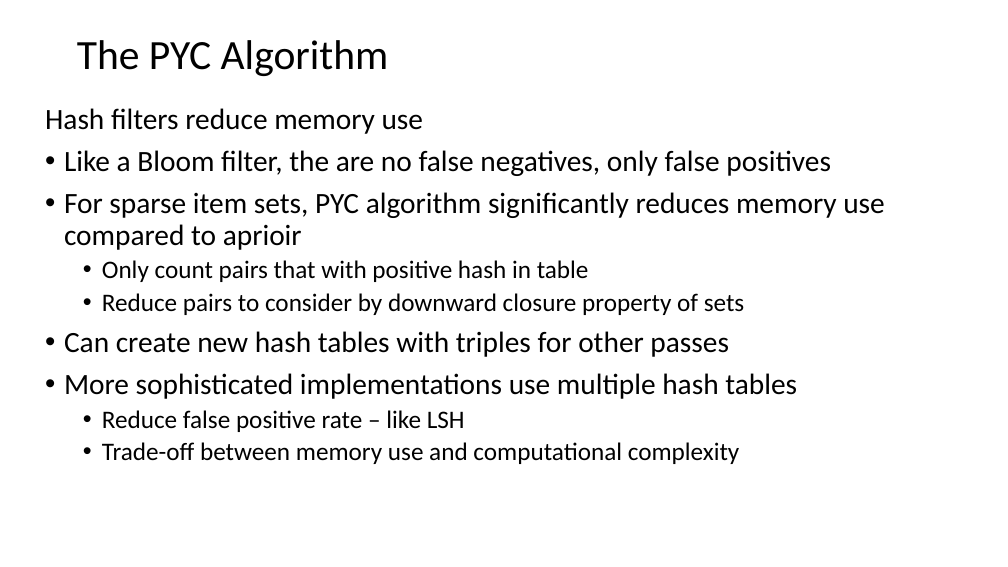
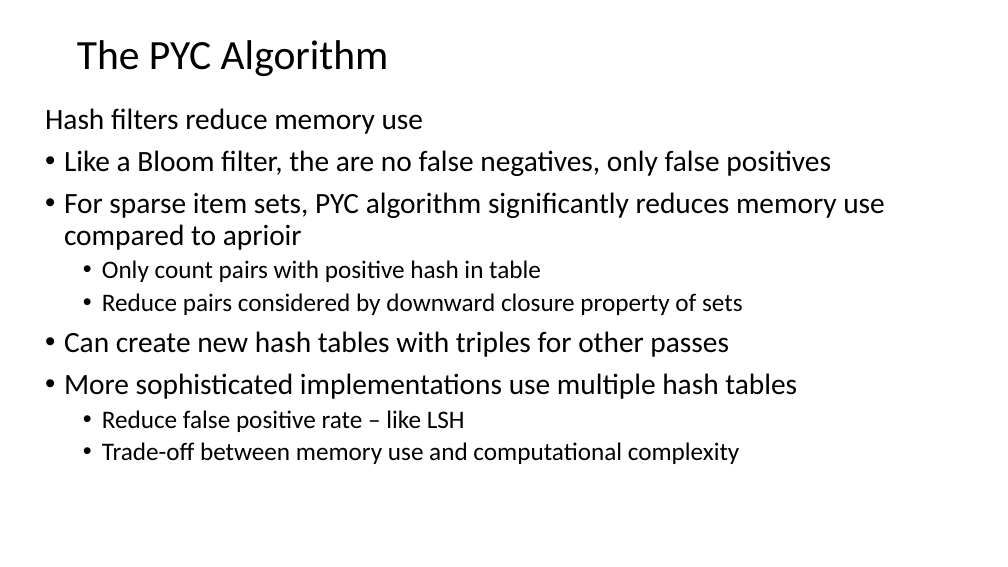
Before and after one commit to StephenElston/CSCI-E-108, a slide deck: slide 37 of slides/13_AssociationsFrequentItems.pptx. Drawn at 1008x567 pixels with LibreOffice and Linux fonts; fonts in the diff are those of the drawing. Boxes give left, top, right and bottom in pixels: in the first picture for what was removed or moved away, otherwise in the second. Text is boxed around its words. In the diff, an @@ line names an element or a change of style, - is before the commit and + after.

```diff
--- a/slides/13_AssociationsFrequentItems.pptx
+++ b/slides/13_AssociationsFrequentItems.pptx
@@ text at [102, 260, 743, 315]: text changed @@
-  • Only count pairs that with positive hash in table
-  • Reduce pairs to consider by downward closure property of sets
+  • Only count pairs with positive hash in table
+  • Reduce pairs considered by downward closure property of sets
```
Also in this commit, not shown: 8 other slides changed.
